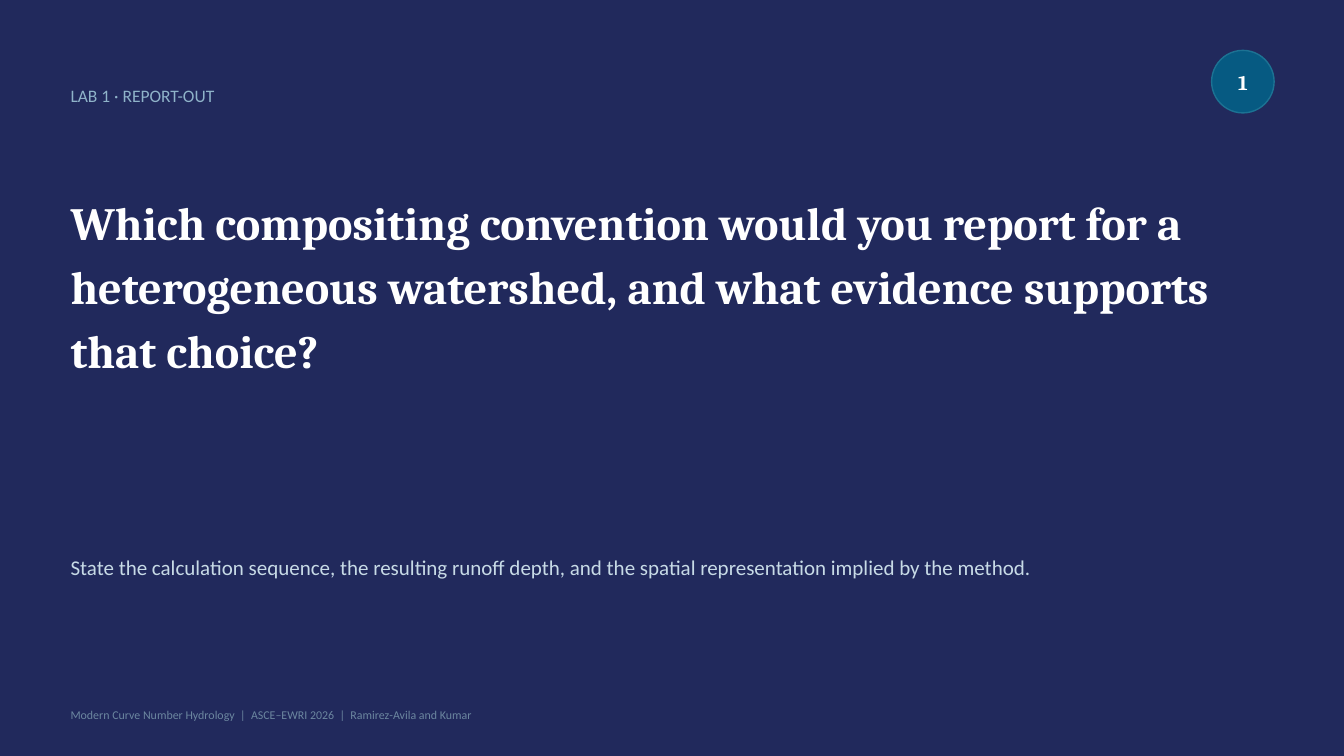
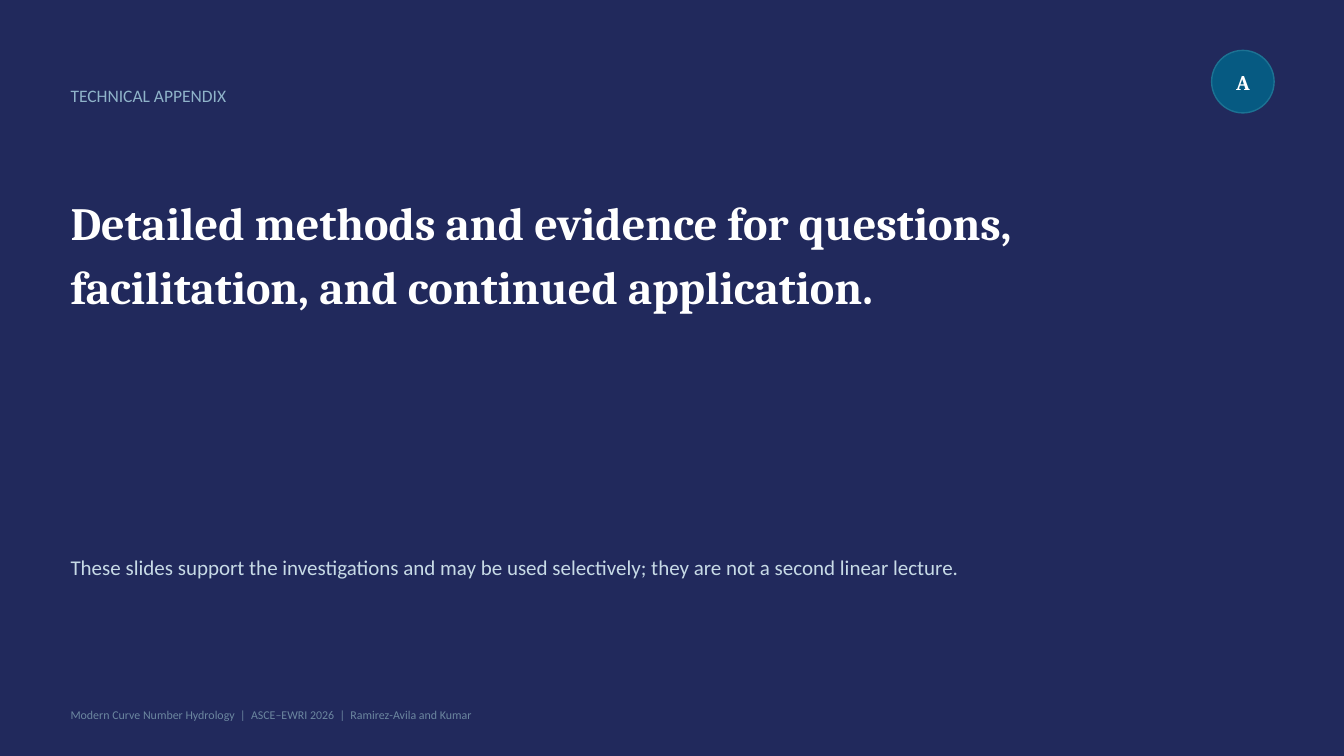
Before and after one commit to skp703/cn-workshop-2026, a slide deck: slide 25 of decks/2026_CN_Workshop_v3.pptx (slide 17 before the commit). Drawn at 1344x756 pixels with LibreOffice and Linux fonts; fonts in the diff are those of the drawing. Boxes give left, top, right and bottom in pixels: in the first picture for what was removed or moved away, otherwise in the second. Text is boxed around its words. In the diff, an @@ line names an element or a change of style, - is before the commit and + after.

Commit message:
Redesign workshop around GEE and participant investigations

```diff
--- a/decks/2026_CN_Workshop_v3.pptx
+++ b/decks/2026_CN_Workshop_v3.pptx
@@ text at (x1=1236, y1=76, x2=1250, y2=90): text changed @@
-1
+A
@@ text at (x1=71, y1=90, x2=226, y2=102): text changed @@
-LAB 1 · REPORT-OUT
+TECHNICAL APPENDIX
@@ text at (x1=71, y1=207, x2=1012, y2=314): text changed @@
-Which compositing convention would you report for a heterogeneous watershed, and what evidence supports that choice?
+Detailed methods and evidence for questions, facilitation, and continued application.
@@ text at (x1=71, y1=560, x2=958, y2=579): text changed @@
-State the calculation sequence, the resulting runoff depth, and the spatial representation implied by the method.
+These slides support the investigations and may be used selectively; they are not a second linear lecture.
```
Also in this commit, not shown: 13 other slides changed, 4 slides added, 4 slides removed, 32 other files.
